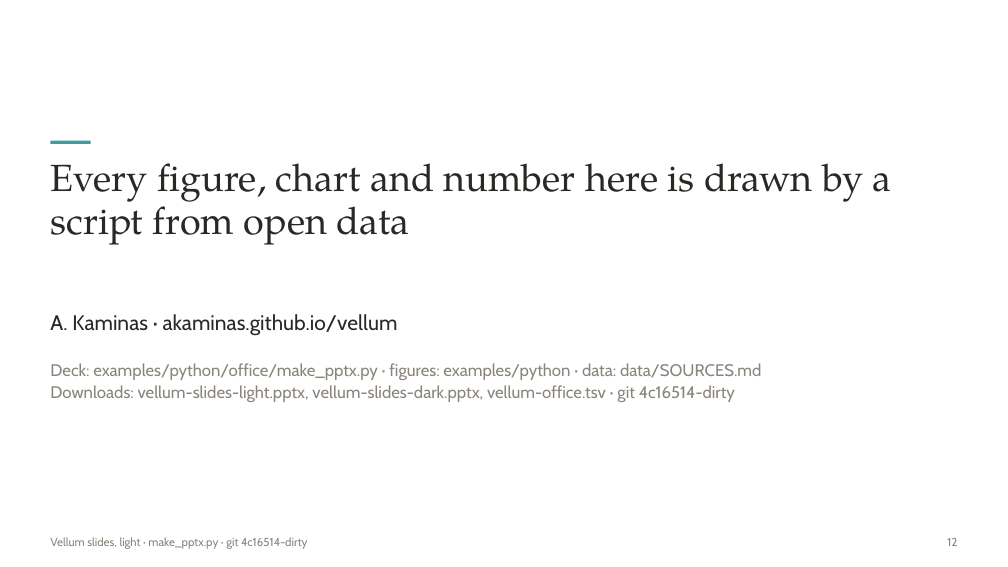
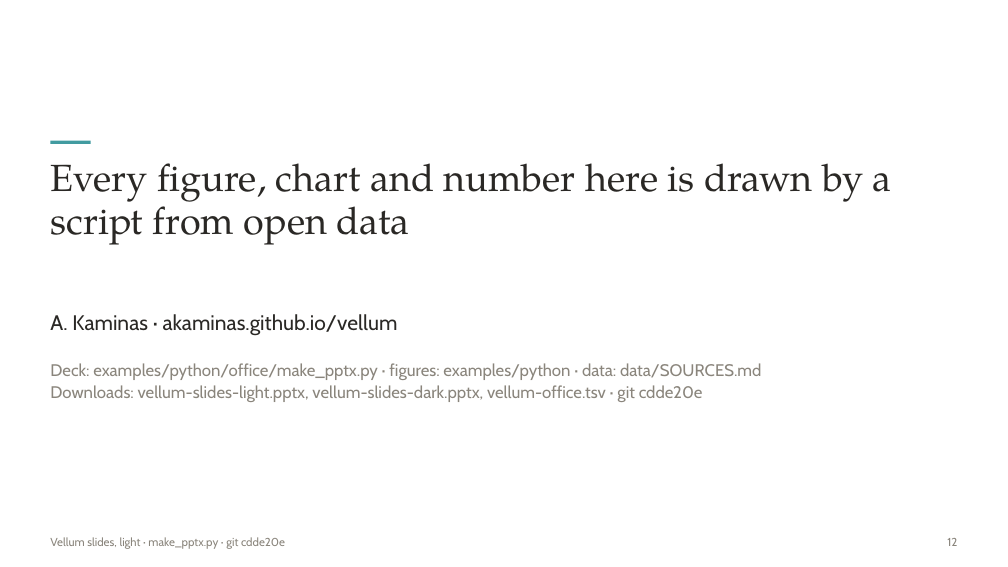
Before and after one commit to akaminas/vellum, a slide deck: slide 12 of docs/downloads/vellum-slides-light.pptx. Drawn at 1008x567 pixels with LibreOffice and Linux fonts; fonts in the diff are those of the drawing. Boxes give left, top, right and bottom in pixels: in the first picture for what was removed or moved away, otherwise in the second. Text is boxed around its words. In the diff, an @@ line names an element or a change of style, - is before the commit and + after.

```diff
--- a/docs/downloads/vellum-slides-light.pptx
+++ b/docs/downloads/vellum-slides-light.pptx
@@ text at [50, 385, 703, 402]: text changed @@
-Downloads: vellum-slides-light.pptx, vellum-slides-dark.pptx, vellum-office.tsv · git 4c16514-dirty
+Downloads: vellum-slides-light.pptx, vellum-slides-dark.pptx, vellum-office.tsv · git cdde20e
@@ text at [50, 537, 285, 549]: text changed @@
-Vellum slides, light · make_pptx.py · git 4c16514-dirty
+Vellum slides, light · make_pptx.py · git cdde20e
```
Also in this commit, not shown: 12 other slides changed, 41 other files.
